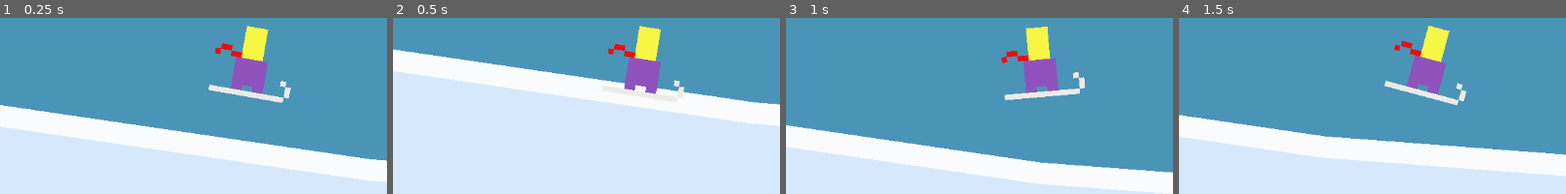
Above: before the commit, frames 1-4 (left to right).
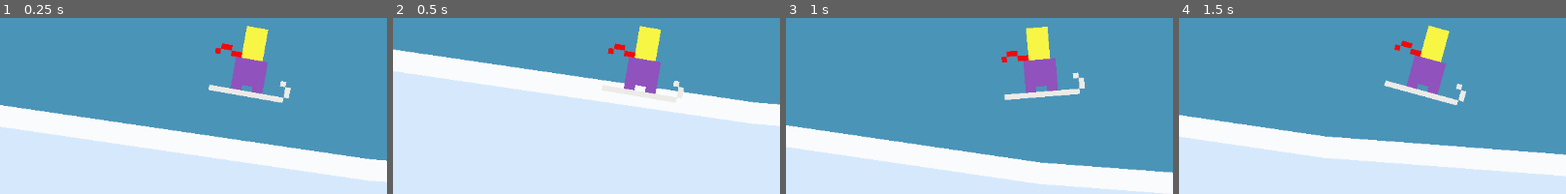
Above: after the commit, the same moments.

Repository: martindzejky/powder-panic
Game: Godot game, scene res://main.tscn
Two runs of this game, one before a commit and one after it. Both use one fixed random seed, a clock stepped at 60 frames per second and the inputs below.
Inputs:
- Up to frame 1 (0.25 s): no input
- Up to frame 2 (0.5 s): no input
- Up to frame 3 (1 s): tap Space (jump) at 0.77 s
- Up to frame 4 (1.5 s): no input
The pictures show only the part of the screen within x 0-50%, y 45-95%; the shares and areas given below are measured in that part.

Frame 1 is identical in both runs. In frame 2, 0.1% of the frame differs, in the area x 55-76%, y 4-44%; in frame 3, 0.2%, in the area x 55-78%, y 4-48%; in frame 4, 0.2%.

Commit message:
smooth slope rotation

Diff:
--- a/components/rotate_slope_sprite.gd
+++ b/components/rotate_slope_sprite.gd
@@ -5,6 +5,9 @@
 @export var rotation_node: Node2D
 @export var physics: SlopePhysics
 
-func _physics_process(_delta):
+var smoothing_speed: float = 40.0
+
+func _physics_process(delta):
   if physics.is_on_floor:
-    rotation_node.rotation = physics.floor_normal.angle() + PI / 2
+    var target_rotation = physics.floor_normal.angle() + PI / 2
+    rotation_node.rotation = lerp_angle(rotation_node.rotation, target_rotation, smoothing_speed * delta)
--- a/components/slope_physics.gd
+++ b/components/slope_physics.gd
@@ -37,7 +37,6 @@
 
 func handle_movement(delta):
   is_on_floor = false
-  floor_normal = Vector2.UP
 
   var remaining_motion = character.velocity * delta
 
